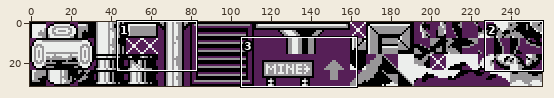
One commit to this sprite sheet: gfx/tileset03.png. Above, an overview of the earlier version with the close-up marked.
Close-up. Before the edit:
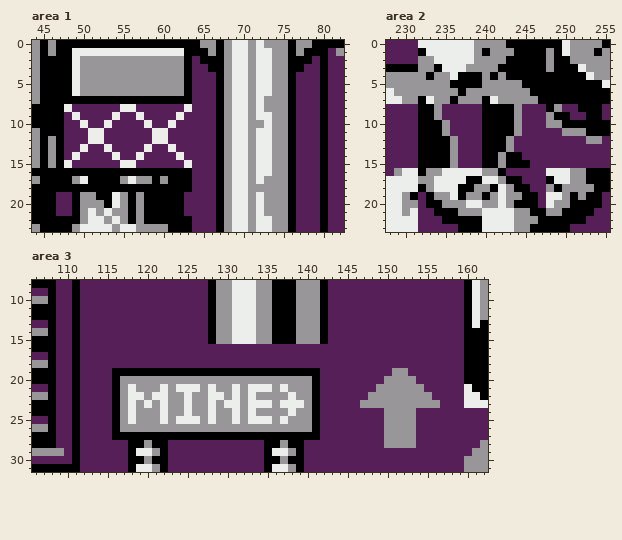
The file is 256x32 pixels. Shown: area 1: x 44..82, y 0..23; area 2: x 228..255, y 0..23; area 3: x 106..162, y 8..31.
And afterwards:
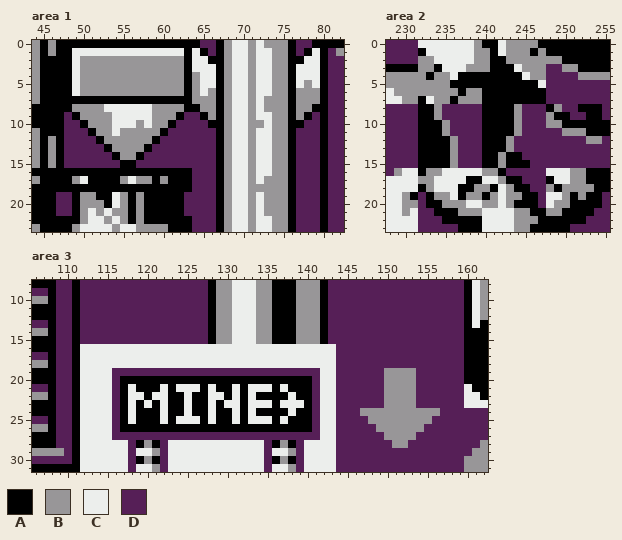
Palette (. is transparent): A #000000  B #989698  C #eceeec  D #561f57
The exact change:
Changed rows in their new state; - is an unchanged pixel.
Area 1:
first column x 48:
 0 -----------------DD----------DD-
 1 ----------------C-D----------D-C
 2 ----------------CC------------CC
 3 ----------------CCC----------CCC
 4 ----------------BCC----------CCC
 5 ----------------BCC----------CBC
 6 ----------------BCB----------BBB
 7 ----------------BBB----------BBB
 8 ABBBBCC--CCBBBBAABB----------BBA
 9 -ABBBB-CC-CBBBA--AB----------BA-
10 --ABBBCCCB-BBA----A----------A--
11 ---ABBCBBBBBA-------------------
12 ---DABBBBBBAD-------------------
13 --D--ABBBBA--D------------------
14 -D----ABBA----D-----------------
15 D------AA------D----------------
Area 2:
first column x 240:
 0 AACBBBB---AAAAA-
 1 BAC-BB-BA-AAAA-A
 2 -AABBBBB-B-AAAAA
 3 -A--CBBBDDBBAAAA
 4 A-A--CBBDDDDBB--
 5 AAAAA--CDDDDDDDD
 6 AAAAAA--DDDDDDDD
 7 -AAAAAA-DDDDDDDD
Area 3:
first column x 112:
16 CCCCCCCCCCCCCCCCCCCCCCCCCCCCCCCC-------------
17 CCCCCCCCCCCCCCCCCCCCCCCCCCCCCCCC-------------
18 CCCCCCCCCCCCCCCCCCCCCCCCCCCCCCCC-------------
19 CCCCDDDDDDDDDDDDDDDDDDDDDDDDDDCC------B--B---
20 CCCCDAAAAAAAAAAAAAAAAAAAAAAAADCC-------------
21 CCCCDA-AAA-A---A-AA-A---A-AAADCC-----D----D--
22 CCCCDA--A--AA-AA--A-A-AAAA-AADCC----DD----DD-
23 CCCCDA-A-A-AA-AA-A--A---A---ADCC---DDD----DDD
24 CCCCDA-AAA-AA-AA-AA-A-AAAA-AADCC---BBB----BBB
25 CCCCDA-AAA-A---A-AA-A---A-AAADCC----BB----BB-
26 CCCCDAAAAAAAAAAAAAAAAAAAAAAAADCC-----B----B--
27 CCCCDDDDDDDDDDDDDDDDDDDDDDDDDDCC-------------
28 CCCCCCD---DCCCCCCCCCCCCD---DCCCC------D--D---
29 CCCCCCD---DCCCCCCCCCCCCD---DCCCC-------------
30 CCCCCCD---DCCCCCCCCCCCCD---DCCCC-------------
31 CCCCCCD---DCCCCCCCCCCCCD---DCCCC-------------
Changed places in both close-ups, as pixel boxes (x1, y1, x2, y2):
changed: (64, 40, 216, 168)
changed: (296, 40, 320, 128)
changed: (482, 40, 610, 104)
changed: (80, 344, 440, 472)
